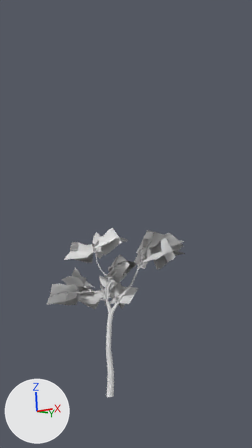
An edit to the Blender file _blender/biomas/quebracho/quebracho.blend, drawn before and after from the same camera.
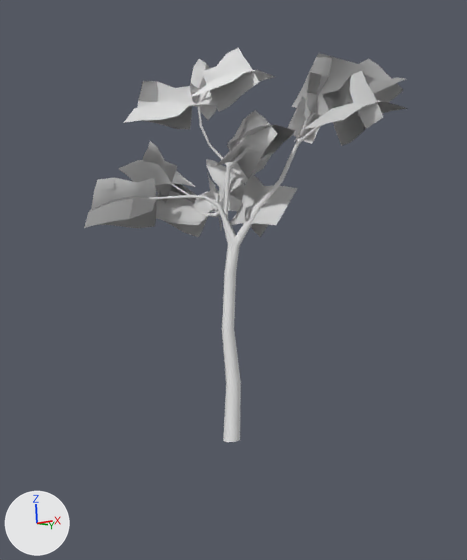
Old and new are each drawn from the file's camera 'Camera' and again close up on the part from 4% to 84% of the width and 46% to 100% of the height. The lights are fixed; the arrows at lower left show +X, +Y and +Z.

Script lines for the objects in view, before the commit:
```python
me_copa = bpy.data.meshes.new('copa')
me_copa.from_pydata(...)  # 480 vertices, 270 faces; spans x -4.15..4.25, y -5.38..6.24, z -3.81..2.84
me_copa.materials.append(mat_rama)  # its picture is missing
me_tronco = bpy.data.meshes.new('tronco')
me_tronco.from_pydata(...)  # 218 vertices, 192 faces, 2 loose edges; spans x -1.64..3.24, y -1.17..1.93, z -0.01..8.39
me_tronco.polygons.foreach_set('use_smooth', [True] * 192)
me_tronco.materials.append(mat_corteza)  # its picture is missing
ob_copa = bpy.data.objects.new('copa', me_copa)
ob_copa.parent = ob_arbol
ob_copa.matrix_parent_inverse = Matrix(((1.0, 0.0, 0.0, 0.0371), (0.0, 1.0, 0.0, -0.0789), (0.0, 0.0, 1.0, 0.0498), (0.0, 0.0, 0.0, 1.0)))
ob_copa.location = (0.377, 0.0877, 3.967)
ob_copa.rotation_euler = (0.0362, 0.933, -1.504)  # degrees (2.1, 53, -86)
ob_copa.scale = (0.392, 0.416, 0.413)
ob_tronco = bpy.data.objects.new('tronco', me_tronco)
ob_tronco.parent = ob_arbol
ob_tronco.matrix_parent_inverse = Matrix(((1.0, 0.0, 0.0, 0.0371), (0.0, 1.0, 0.0, -0.0789), (0.0, 0.0, 1.0, 0.0498), (0.0, 0.0, 0.0, 1.0)))
ob_tronco.location = (-0.0153, 0.0326, -0.0902)
ob_tronco.scale = (0.588, 0.588, 0.588)
```
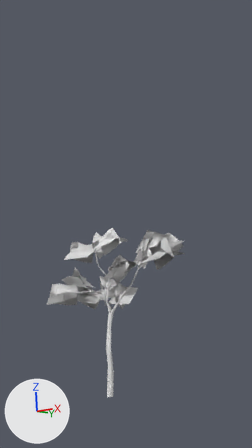
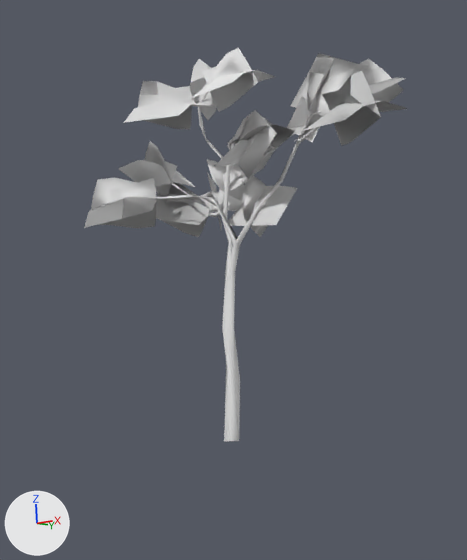
Pixel boxes (x1, y1, x2, y2) of what changed, in the close-ups (467 x 560 px):
'copa', modifiers changed
    both: (84, 48, 408, 237)
'tronco', modifiers changed
    before: (150, 91, 322, 442)
    after: (151, 92, 321, 441)

The change, as a list of edits to the scene's bpy script:
```text
Change ob_tronco:
    add _m = ob_tronco.modifiers.new('Decimate', 'DECIMATE')
    add _m.ratio = 0.5
Change ob_copa:
    add _m = ob_copa.modifiers.new('Decimate', 'DECIMATE')
    add _m.ratio = 0.5
```
